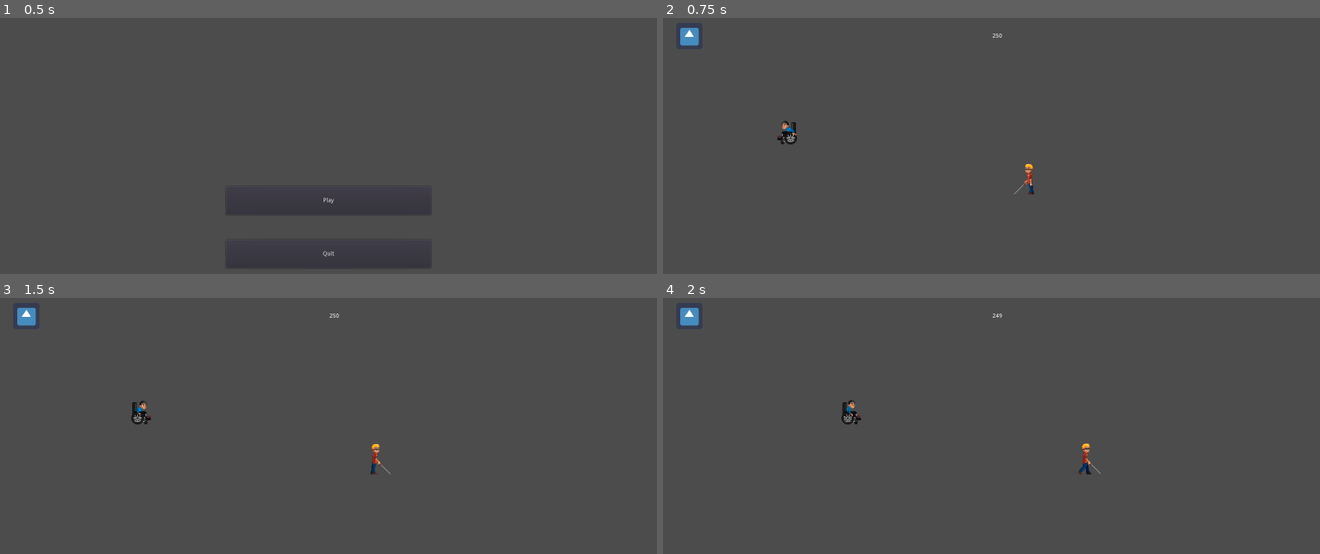
Above: before the commit, frames 1-4 (two rows, left to right).
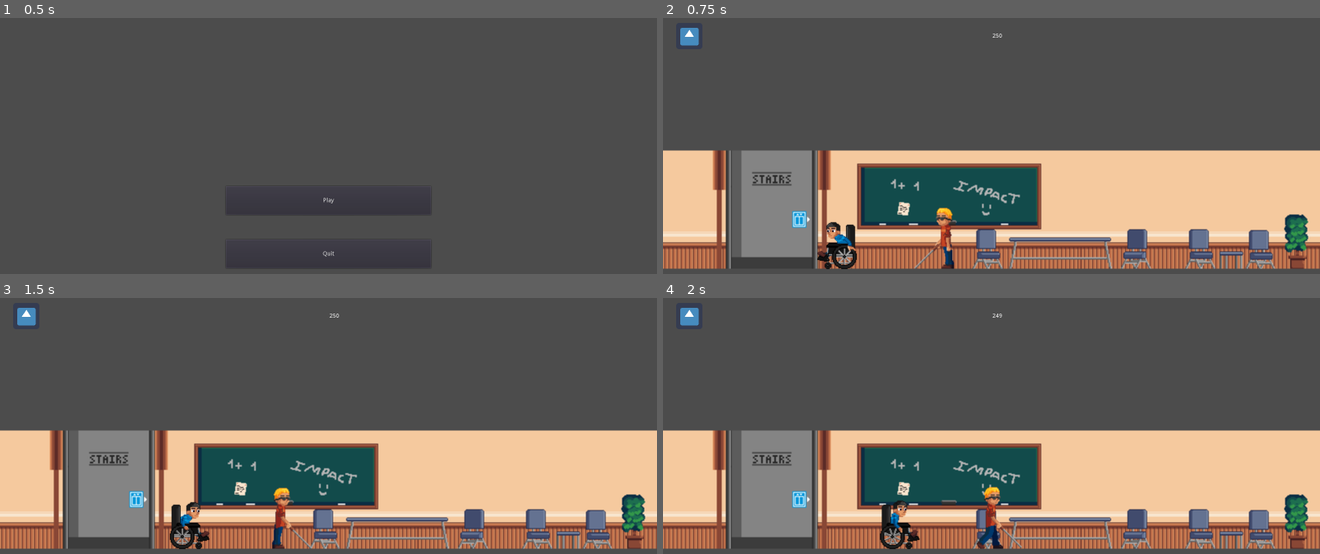
Above: after the commit, the same moments.

Repository: SuperZikoure/Impact_Jam
Game: Godot game, scene res://MainMenu.tscn
The game is run twice, just before and just after one commit, with the same random seed, the same clock (stepped at 60 frames per second) and the same inputs. The engine's default icon, where the game draws it, is replaced by a stand-in: a white triangle on a blue panel in a dark square.
Inputs:
- Up to frame 1 (0.5 s): no input
- Up to frame 2 (0.75 s): click "Play" at 0.5 s
- Up to frame 3 (1.5 s): tap Enter at 1.25 s; hold Right (ui_right) from 1.28 s (still down)
- Up to frame 4 (2 s): keep holding Right (ui_right)

Frame 1 is identical in both runs. In frame 2, 44% of the frame differs, in the area x 0-100%, y 40-99%; in frame 3, 44%; in frame 4, 44%, in the area x 0-100%, y 39-99%.

Commit message:
Displaying map with 2 players

Diff:
--- a/Impact Jam/Blind.tscn
+++ b/Impact Jam/Blind.tscn
@@ -1,75 +1,75 @@
 [gd_scene load_steps=39 format=2]
 
-[ext_resource path="res://assets/perso2_idle_right/perso2_idle_right0.png" type="Texture" id=1]
-[ext_resource path="res://assets/perso2_idle_left/perso2_idle_left0.png" type="Texture" id=2]
-[ext_resource path="res://assets/perso2_anim_right/perso2_anim_right0.png" type="Texture" id=3]
-[ext_resource path="res://assets/perso2_anim_right/perso2_anim_right1.png" type="Texture" id=4]
-[ext_resource path="res://assets/perso2_anim_right/perso2_anim_right2.png" type="Texture" id=5]
-[ext_resource path="res://assets/perso2_anim_right/perso2_anim_right3.png" type="Texture" id=6]
-[ext_resource path="res://assets/perso2_anim_right/perso2_anim_right4.png" type="Texture" id=7]
-[ext_resource path="res://assets/perso2_anim_right/perso2_anim_right5.png" type="Texture" id=8]
-[ext_resource path="res://assets/perso2_anim_right/perso2_anim_right6.png" type="Texture" id=9]
-[ext_resource path="res://assets/perso2_anim_right/perso2_anim_right7.png" type="Texture" id=10]
-[ext_resource path="res://assets/perso2_move_right/perso2_move_right0.png" type="Texture" id=11]
-[ext_resource path="res://assets/perso2_move_right/perso2_move_right1.png" type="Texture" id=12]
-[ext_resource path="res://assets/perso2_move_right/perso2_move_right2.png" type="Texture" id=13]
-[ext_resource path="res://assets/perso2_move_right/perso2_move_right3.png" type="Texture" id=14]
-[ext_resource path="res://assets/perso2_move_right/perso2_move_right4.png" type="Texture" id=15]
-[ext_resource path="res://assets/perso2_move_right/perso2_move_right5.png" type="Texture" id=16]
-[ext_resource path="res://assets/perso2_move_right/perso2_move_right6.png" type="Texture" id=17]
-[ext_resource path="res://assets/perso2_move_right/perso2_move_right7.png" type="Texture" id=18]
-[ext_resource path="res://assets/perso2_move_right/perso2_move_right8.png" type="Texture" id=19]
-[ext_resource path="res://assets/perso2_anim_left/perso2_anim_left0.png" type="Texture" id=20]
-[ext_resource path="res://assets/perso2_anim_left/perso2_anim_left1.png" type="Texture" id=21]
-[ext_resource path="res://assets/perso2_anim_left/perso2_anim_left2.png" type="Texture" id=22]
-[ext_resource path="res://assets/perso2_anim_left/perso2_anim_left3.png" type="Texture" id=23]
-[ext_resource path="res://assets/perso2_anim_left/perso2_anim_left4.png" type="Texture" id=24]
-[ext_resource path="res://assets/perso2_anim_left/perso2_anim_left5.png" type="Texture" id=25]
-[ext_resource path="res://assets/perso2_anim_left/perso2_anim_left6.png" type="Texture" id=26]
-[ext_resource path="res://assets/perso2_anim_left/perso2_anim_left7.png" type="Texture" id=27]
-[ext_resource path="res://assets/perso2_move_left/perso2_move_left0.png" type="Texture" id=28]
-[ext_resource path="res://assets/perso2_move_left/perso2_move_left1.png" type="Texture" id=29]
-[ext_resource path="res://assets/perso2_move_left/perso2_move_left2.png" type="Texture" id=30]
-[ext_resource path="res://assets/perso2_move_left/perso2_move_left3.png" type="Texture" id=31]
-[ext_resource path="res://assets/perso2_move_left/perso2_move_left4.png" type="Texture" id=32]
-[ext_resource path="res://assets/perso2_move_left/perso2_move_left5.png" type="Texture" id=33]
-[ext_resource path="res://assets/perso2_move_left/perso2_move_left6.png" type="Texture" id=34]
-[ext_resource path="res://assets/perso2_move_left/perso2_move_left7.png" type="Texture" id=35]
-[ext_resource path="res://assets/perso2_move_left/perso2_move_left8.png" type="Texture" id=36]
+[ext_resource path="res://assets/perso2_move_right/perso2_move_right0.png" type="Texture" id=1]
+[ext_resource path="res://assets/perso2_move_right/perso2_move_right1.png" type="Texture" id=2]
+[ext_resource path="res://assets/perso2_move_right/perso2_move_right2.png" type="Texture" id=3]
+[ext_resource path="res://assets/perso2_move_right/perso2_move_right3.png" type="Texture" id=4]
+[ext_resource path="res://assets/perso2_move_right/perso2_move_right4.png" type="Texture" id=5]
+[ext_resource path="res://assets/perso2_move_right/perso2_move_right5.png" type="Texture" id=6]
+[ext_resource path="res://assets/perso2_move_right/perso2_move_right6.png" type="Texture" id=7]
+[ext_resource path="res://assets/perso2_move_right/perso2_move_right7.png" type="Texture" id=8]
+[ext_resource path="res://assets/perso2_move_right/perso2_move_right8.png" type="Texture" id=9]
+[ext_resource path="res://assets/perso2_move_left/perso2_move_left0.png" type="Texture" id=10]
+[ext_resource path="res://assets/perso2_move_left/perso2_move_left1.png" type="Texture" id=11]
+[ext_resource path="res://assets/perso2_move_left/perso2_move_left2.png" type="Texture" id=12]
+[ext_resource path="res://assets/perso2_move_left/perso2_move_left3.png" type="Texture" id=13]
+[ext_resource path="res://assets/perso2_move_left/perso2_move_left4.png" type="Texture" id=14]
+[ext_resource path="res://assets/perso2_move_left/perso2_move_left5.png" type="Texture" id=15]
+[ext_resource path="res://assets/perso2_move_left/perso2_move_left6.png" type="Texture" id=16]
+[ext_resource path="res://assets/perso2_move_left/perso2_move_left7.png" type="Texture" id=17]
+[ext_resource path="res://assets/perso2_move_left/perso2_move_left8.png" type="Texture" id=18]
+[ext_resource path="res://assets/perso2_anim_right/perso2_anim_right0.png" type="Texture" id=19]
+[ext_resource path="res://assets/perso2_anim_right/perso2_anim_right1.png" type="Texture" id=20]
+[ext_resource path="res://assets/perso2_anim_right/perso2_anim_right2.png" type="Texture" id=21]
+[ext_resource path="res://assets/perso2_anim_right/perso2_anim_right3.png" type="Texture" id=22]
+[ext_resource path="res://assets/perso2_anim_right/perso2_anim_right4.png" type="Texture" id=23]
+[ext_resource path="res://assets/perso2_anim_right/perso2_anim_right5.png" type="Texture" id=24]
+[ext_resource path="res://assets/perso2_anim_right/perso2_anim_right6.png" type="Texture" id=25]
+[ext_resource path="res://assets/perso2_anim_right/perso2_anim_right7.png" type="Texture" id=26]
+[ext_resource path="res://assets/perso2_anim_left/perso2_anim_left0.png" type="Texture" id=27]
+[ext_resource path="res://assets/perso2_anim_left/perso2_anim_left1.png" type="Texture" id=28]
+[ext_resource path="res://assets/perso2_anim_left/perso2_anim_left2.png" type="Texture" id=29]
+[ext_resource path="res://assets/perso2_anim_left/perso2_anim_left3.png" type="Texture" id=30]
+[ext_resource path="res://assets/perso2_anim_left/perso2_anim_left4.png" type="Texture" id=31]
+[ext_resource path="res://assets/perso2_anim_left/perso2_anim_left5.png" type="Texture" id=32]
+[ext_resource path="res://assets/perso2_anim_left/perso2_anim_left6.png" type="Texture" id=33]
+[ext_resource path="res://assets/perso2_anim_left/perso2_anim_left7.png" type="Texture" id=34]
+[ext_resource path="res://assets/perso2_idle_right/perso2_idle_right0.png" type="Texture" id=35]
+[ext_resource path="res://assets/perso2_idle_left/perso2_idle_left0.png" type="Texture" id=36]
 
 [sub_resource type="RectangleShape2D" id=1]
 extents = Vector2( 30, 40 )
 
 [sub_resource type="SpriteFrames" id=2]
 animations = [ {
-"frames": [ ExtResource( 1 ) ],
+"frames": [ ExtResource( 1 ), ExtResource( 2 ), ExtResource( 3 ), ExtResource( 4 ), ExtResource( 5 ), ExtResource( 6 ), ExtResource( 7 ), ExtResource( 8 ), ExtResource( 9 ) ],
+"loop": true,
+"name": "move_right",
+"speed": 5.0
+}, {
+"frames": [ ExtResource( 10 ), ExtResource( 11 ), ExtResource( 12 ), ExtResource( 13 ), ExtResource( 14 ), ExtResource( 15 ), ExtResource( 16 ), ExtResource( 17 ), ExtResource( 18 ) ],
+"loop": true,
+"name": "move_left",
+"speed": 6.0
+}, {
+"frames": [ ExtResource( 19 ), ExtResource( 20 ), ExtResource( 21 ), ExtResource( 22 ), ExtResource( 23 ), ExtResource( 24 ), ExtResource( 25 ), ExtResource( 26 ) ],
+"loop": true,
+"name": "anim_right",
+"speed": 6.0
+}, {
+"frames": [ ExtResource( 27 ), ExtResource( 28 ), ExtResource( 29 ), ExtResource( 30 ), ExtResource( 31 ), ExtResource( 32 ), ExtResource( 33 ), ExtResource( 34 ) ],
+"loop": true,
+"name": "anim_left",
+"speed": 6.0
+}, {
+"frames": [ ExtResource( 35 ) ],
 "loop": true,
 "name": "idle_right",
 "speed": 5.0
 }, {
-"frames": [ ExtResource( 2 ) ],
+"frames": [ ExtResource( 36 ) ],
 "loop": true,
 "name": "idle_left",
-"speed": 6.0
-}, {
-"frames": [ ExtResource( 3 ), ExtResource( 4 ), ExtResource( 5 ), ExtResource( 6 ), ExtResource( 7 ), ExtResource( 8 ), ExtResource( 9 ), ExtResource( 10 ) ],
-"loop": true,
-"name": "anim_right",
-"speed": 6.0
-}, {
-"frames": [ ExtResource( 11 ), ExtResource( 12 ), ExtResource( 13 ), ExtResource( 14 ), ExtResource( 15 ), ExtResource( 16 ), ExtResource( 17 ), ExtResource( 18 ), ExtResource( 19 ) ],
-"loop": true,
-"name": "move_right",
-"speed": 5.0
-}, {
-"frames": [ ExtResource( 20 ), ExtResource( 21 ), ExtResource( 22 ), ExtResource( 23 ), ExtResource( 24 ), ExtResource( 25 ), ExtResource( 26 ), ExtResource( 27 ) ],
-"loop": true,
-"name": "anim_left",
-"speed": 6.0
-}, {
-"frames": [ ExtResource( 28 ), ExtResource( 29 ), ExtResource( 30 ), ExtResource( 31 ), ExtResource( 32 ), ExtResource( 33 ), ExtResource( 34 ), ExtResource( 35 ), ExtResource( 36 ) ],
-"loop": true,
-"name": "move_left",
 "speed": 6.0
 } ]
 
--- a/Impact Jam/BlindDude.tscn
+++ b/Impact Jam/BlindDude.tscn
@@ -1,73 +1,73 @@
 [gd_scene load_steps=40 format=2]
 
 [ext_resource path="res://BlindDudeScript.gd" type="Script" id=1]
-[ext_resource path="res://assets/perso2_idle_left/perso2_idle_left0.png" type="Texture" id=2]
-[ext_resource path="res://assets/perso2_move_right/perso2_move_right0.png" type="Texture" id=3]
-[ext_resource path="res://assets/perso2_move_right/perso2_move_right1.png" type="Texture" id=4]
-[ext_resource path="res://assets/perso2_move_right/perso2_move_right2.png" type="Texture" id=5]
-[ext_resource path="res://assets/perso2_move_right/perso2_move_right3.png" type="Texture" id=6]
-[ext_resource path="res://assets/perso2_move_right/perso2_move_right4.png" type="Texture" id=7]
-[ext_resource path="res://assets/perso2_move_right/perso2_move_right5.png" type="Texture" id=8]
-[ext_resource path="res://assets/perso2_move_right/perso2_move_right6.png" type="Texture" id=9]
-[ext_resource path="res://assets/perso2_move_right/perso2_move_right7.png" type="Texture" id=10]
-[ext_resource path="res://assets/perso2_move_right/perso2_move_right8.png" type="Texture" id=11]
-[ext_resource path="res://assets/perso2_anim_left/perso2_anim_left0.png" type="Texture" id=12]
-[ext_resource path="res://assets/perso2_anim_left/perso2_anim_left1.png" type="Texture" id=13]
-[ext_resource path="res://assets/perso2_anim_left/perso2_anim_left2.png" type="Texture" id=14]
-[ext_resource path="res://assets/perso2_anim_left/perso2_anim_left3.png" type="Texture" id=15]
-[ext_resource path="res://assets/perso2_anim_left/perso2_anim_left4.png" type="Texture" id=16]
-[ext_resource path="res://assets/perso2_anim_left/perso2_anim_left5.png" type="Texture" id=17]
-[ext_resource path="res://assets/perso2_anim_left/perso2_anim_left6.png" type="Texture" id=18]
-[ext_resource path="res://assets/perso2_anim_left/perso2_anim_left7.png" type="Texture" id=19]
-[ext_resource path="res://assets/perso2_move_left/perso2_move_left0.png" type="Texture" id=20]
-[ext_resource path="res://assets/perso2_move_left/perso2_move_left1.png" type="Texture" id=21]
-[ext_resource path="res://assets/perso2_move_left/perso2_move_left2.png" type="Texture" id=22]
-[ext_resource path="res://assets/perso2_move_left/perso2_move_left3.png" type="Texture" id=23]
-[ext_resource path="res://assets/perso2_move_left/perso2_move_left4.png" type="Texture" id=24]
-[ext_resource path="res://assets/perso2_move_left/perso2_move_left5.png" type="Texture" id=25]
-[ext_resource path="res://assets/perso2_move_left/perso2_move_left6.png" type="Texture" id=26]
-[ext_resource path="res://assets/perso2_move_left/perso2_move_left7.png" type="Texture" id=27]
-[ext_resource path="res://assets/perso2_move_left/perso2_move_left8.png" type="Texture" id=28]
-[ext_resource path="res://assets/perso2_idle_right/perso2_idle_right0.png" type="Texture" id=29]
-[ext_resource path="res://assets/perso2_anim_right/perso2_anim_right0.png" type="Texture" id=30]
-[ext_resource path="res://assets/perso2_anim_right/perso2_anim_right1.png" type="Texture" id=31]
-[ext_resource path="res://assets/perso2_anim_right/perso2_anim_right2.png" type="Texture" id=32]
-[ext_resource path="res://assets/perso2_anim_right/perso2_anim_right3.png" type="Texture" id=33]
-[ext_resource path="res://assets/perso2_anim_right/perso2_anim_right4.png" type="Texture" id=34]
-[ext_resource path="res://assets/perso2_anim_right/perso2_anim_right5.png" type="Texture" id=35]
-[ext_resource path="res://assets/perso2_anim_right/perso2_anim_right6.png" type="Texture" id=36]
-[ext_resource path="res://assets/perso2_anim_right/perso2_anim_right7.png" type="Texture" id=37]
+[ext_resource path="res://assets/perso2_move_right/perso2_move_right0.png" type="Texture" id=2]
+[ext_resource path="res://assets/perso2_move_right/perso2_move_right1.png" type="Texture" id=3]
+[ext_resource path="res://assets/perso2_move_right/perso2_move_right2.png" type="Texture" id=4]
+[ext_resource path="res://assets/perso2_move_right/perso2_move_right3.png" type="Texture" id=5]
+[ext_resource path="res://assets/perso2_move_right/perso2_move_right4.png" type="Texture" id=6]
+[ext_resource path="res://assets/perso2_move_right/perso2_move_right5.png" type="Texture" id=7]
+[ext_resource path="res://assets/perso2_move_right/perso2_move_right6.png" type="Texture" id=8]
+[ext_resource path="res://assets/perso2_move_right/perso2_move_right7.png" type="Texture" id=9]
+[ext_resource path="res://assets/perso2_move_right/perso2_move_right8.png" type="Texture" id=10]
+[ext_resource path="res://assets/perso2_move_left/perso2_move_left0.png" type="Texture" id=11]
+[ext_resource path="res://assets/perso2_move_left/perso2_move_left1.png" type="Texture" id=12]
+[ext_resource path="res://assets/perso2_move_left/perso2_move_left2.png" type="Texture" id=13]
+[ext_resource path="res://assets/perso2_move_left/perso2_move_left3.png" type="Texture" id=14]
+[ext_resource path="res://assets/perso2_move_left/perso2_move_left4.png" type="Texture" id=15]
+[ext_resource path="res://assets/perso2_move_left/perso2_move_left5.png" type="Texture" id=16]
+[ext_resource path="res://assets/perso2_move_left/perso2_move_left6.png" type="Texture" id=17]
+[ext_resource path="res://assets/perso2_move_left/perso2_move_left7.png" type="Texture" id=18]
+[ext_resource path="res://assets/perso2_move_left/perso2_move_left8.png" type="Texture" id=19]
+[ext_resource path="res://assets/perso2_anim_right/perso2_anim_right0.png" type="Texture" id=20]
+[ext_resource path="res://assets/perso2_anim_right/perso2_anim_right1.png" type="Texture" id=21]
+[ext_resource path="res://assets/perso2_anim_right/perso2_anim_right2.png" type="Texture" id=22]
+[ext_resource path="res://assets/perso2_anim_right/perso2_anim_right3.png" type="Texture" id=23]
+[ext_resource path="res://assets/perso2_anim_right/perso2_anim_right4.png" type="Texture" id=24]
+[ext_resource path="res://assets/perso2_anim_right/perso2_anim_right5.png" type="Texture" id=25]
+[ext_resource path="res://assets/perso2_anim_right/perso2_anim_right6.png" type="Texture" id=26]
+[ext_resource path="res://assets/perso2_anim_right/perso2_anim_right7.png" type="Texture" id=27]
+[ext_resource path="res://assets/perso2_anim_left/perso2_anim_left0.png" type="Texture" id=28]
+[ext_resource path="res://assets/perso2_anim_left/perso2_anim_left1.png" type="Texture" id=29]
+[ext_resource path="res://assets/perso2_anim_left/perso2_anim_left2.png" type="Texture" id=30]
+[ext_resource path="res://assets/perso2_anim_left/perso2_anim_left3.png" type="Texture" id=31]
+[ext_resource path="res://assets/perso2_anim_left/perso2_anim_left4.png" type="Texture" id=32]
+[ext_resource path="res://assets/perso2_anim_left/perso2_anim_left5.png" type="Texture" id=33]
+[ext_resource path="res://assets/perso2_anim_left/perso2_anim_left6.png" type="Texture" id=34]
+[ext_resource path="res://assets/perso2_anim_left/perso2_anim_left7.png" type="Texture" id=35]
+[ext_resource path="res://assets/perso2_idle_right/perso2_idle_right0.png" type="Texture" id=36]
+[ext_resource path="res://assets/perso2_idle_left/perso2_idle_left0.png" type="Texture" id=37]
 
 [sub_resource type="SpriteFrames" id=1]
 animations = [ {
-"frames": [ ExtResource( 2 ) ],
-"loop": true,
-"name": "idle_left",
-"speed": 5.0
-}, {
-"frames": [ ExtResource( 3 ), ExtResource( 4 ), ExtResource( 5 ), ExtResource( 6 ), ExtResource( 7 ), ExtResource( 8 ), ExtResource( 9 ), ExtResource( 10 ), ExtResource( 11 ) ],
+"frames": [ ExtResource( 2 ), ExtResource( 3 ), ExtResource( 4 ), ExtResource( 5 ), ExtResource( 6 ), ExtResource( 7 ), ExtResource( 8 ), ExtResource( 9 ), ExtResource( 10 ) ],
 "loop": true,
 "name": "move_right",
 "speed": 5.0
 }, {
-"frames": [ ExtResource( 12 ), ExtResource( 13 ), ExtResource( 14 ), ExtResource( 15 ), ExtResource( 16 ), ExtResource( 17 ), ExtResource( 18 ), ExtResource( 19 ) ],
+"frames": [ ExtResource( 11 ), ExtResource( 12 ), ExtResource( 13 ), ExtResource( 14 ), ExtResource( 15 ), ExtResource( 16 ), ExtResource( 17 ), ExtResource( 18 ), ExtResource( 19 ) ],
+"loop": true,
+"name": "move_left",
+"speed": 5.0
+}, {
+"frames": [ ExtResource( 20 ), ExtResource( 21 ), ExtResource( 22 ), ExtResource( 23 ), ExtResource( 24 ), ExtResource( 25 ), ExtResource( 26 ), ExtResource( 27 ) ],
+"loop": true,
+"name": "anim_right",
+"speed": 5.0
+}, {
+"frames": [ ExtResource( 28 ), ExtResource( 29 ), ExtResource( 30 ), ExtResource( 31 ), ExtResource( 32 ), ExtResource( 33 ), ExtResource( 34 ), ExtResource( 35 ) ],
 "loop": true,
 "name": "anim_left",
 "speed": 5.0
 }, {
-"frames": [ ExtResource( 20 ), ExtResource( 21 ), ExtResource( 22 ), ExtResource( 23 ), ExtResource( 24 ), ExtResource( 25 ), ExtResource( 26 ), ExtResource( 27 ), ExtResource( 28 ) ],
-"loop": true,
-"name": "move_left",
-"speed": 5.0
-}, {
-"frames": [ ExtResource( 29 ) ],
+"frames": [ ExtResource( 36 ) ],
 "loop": true,
 "name": "idle_right",
 "speed": 5.0
 }, {
-"frames": [ ExtResource( 30 ), ExtResource( 31 ), ExtResource( 32 ), ExtResource( 33 ), ExtResource( 34 ), ExtResource( 35 ), ExtResource( 36 ), ExtResource( 37 ) ],
+"frames": [ ExtResource( 37 ) ],
 "loop": true,
-"name": "anim_right",
+"name": "idle_left",
 "speed": 5.0
 } ]
 
@@ -77,7 +77,6 @@
 [node name="BlindDude" type="Node2D"]
 
 [node name="Character" type="KinematicBody2D" parent="."]
-position = Vector2( 880, 410 )
 script = ExtResource( 1 )
 
 [node name="AnimatedSprite" type="AnimatedSprite" parent="Character"]
--- a/Impact Jam/Game.tscn
+++ b/Impact Jam/Game.tscn
@@ -1,22 +1,31 @@
-[gd_scene load_steps=5 format=2]
+[gd_scene load_steps=6 format=2]
 
-[ext_resource path="res://UI.tscn" type="PackedScene" id=1]
-[ext_resource path="res://BlindDude.tscn" type="PackedScene" id=2]
-[ext_resource path="res://Tetraplegic.tscn" type="PackedScene" id=3]
-[ext_resource path="res://PauseInterface.tscn" type="PackedScene" id=4]
+[ext_resource path="res://assets/maps/floor3.png" type="Texture" id=1]
+[ext_resource path="res://UI.tscn" type="PackedScene" id=2]
+[ext_resource path="res://BlindDude.tscn" type="PackedScene" id=3]
+[ext_resource path="res://Tetraplegic.tscn" type="PackedScene" id=4]
+[ext_resource path="res://PauseInterface.tscn" type="PackedScene" id=5]
 
 [node name="Game" type="Node2D"]
 __meta__ = {
 "_edit_group_": true
 }
 
-[node name="UI" parent="." instance=ExtResource( 1 )]
+[node name="Sprite" type="Sprite" parent="."]
+position = Vector2( 761.018, 487.117 )
+scale = Vector2( 0.5, 0.5 )
+texture = ExtResource( 1 )
 
-[node name="BlindDude" parent="." instance=ExtResource( 2 )]
+[node name="UI" parent="." instance=ExtResource( 2 )]
 
-[node name="Tetraplegic" parent="." instance=ExtResource( 3 )]
-position = Vector2( 300, 300 )
+[node name="BlindDude" parent="." instance=ExtResource( 3 )]
+position = Vector2( 662.801, 551.132 )
+scale = Vector2( 2, 2 )
 
-[node name="PauseInterface" parent="." instance=ExtResource( 4 )]
+[node name="Tetraplegic" parent="." instance=ExtResource( 4 )]
+position = Vector2( 419.799, 575.713 )
+scale = Vector2( 2, 2 )
+
+[node name="PauseInterface" parent="." instance=ExtResource( 5 )]
 margin_top = 1.0
 margin_bottom = 1.0
--- a/Impact Jam/project.godot
+++ b/Impact Jam/project.godot
@@ -24,6 +24,15 @@
 window/size/width=1600
 window/size/height=900
 
+[input]
+
+ui_home={
+"deadzone": 0.5,
+"events": [  ]
+}
+
 [rendering]
 
+quality/filters/anisotropic_filter_level=1
+quality/filters/use_nearest_mipmap_filter=true
 environment/default_environment="res://default_env.tres"
Binary file added: Impact Jam/assets/interact/codes/code1_0.png
Binary file added: Impact Jam/assets/interact/codes/code1_1.png
Binary file added: Impact Jam/assets/interact/doors/door_metal_0.png
Binary file added: Impact Jam/assets/interact/doors/door_metal_1.png
Binary file added: Impact Jam/assets/interact/doors/door_wood_0.png
Binary file added: Impact Jam/assets/interact/doors/door_wood_1.png
Binary file added: Impact Jam/assets/interact/elevators/elevator_down_0.png
Binary file added: Impact Jam/assets/interact/elevators/elevator_down_1.png
Binary file added: Impact Jam/assets/interact/elevators/elevator_up_0.png
Binary file added: Impact Jam/assets/interact/elevators/elevator_up_1.png
Binary file added: Impact Jam/assets/interact/keys/key1_0.png
Binary file added: Impact Jam/assets/interact/keys/key1_1.png
(and 3 more such lines)
